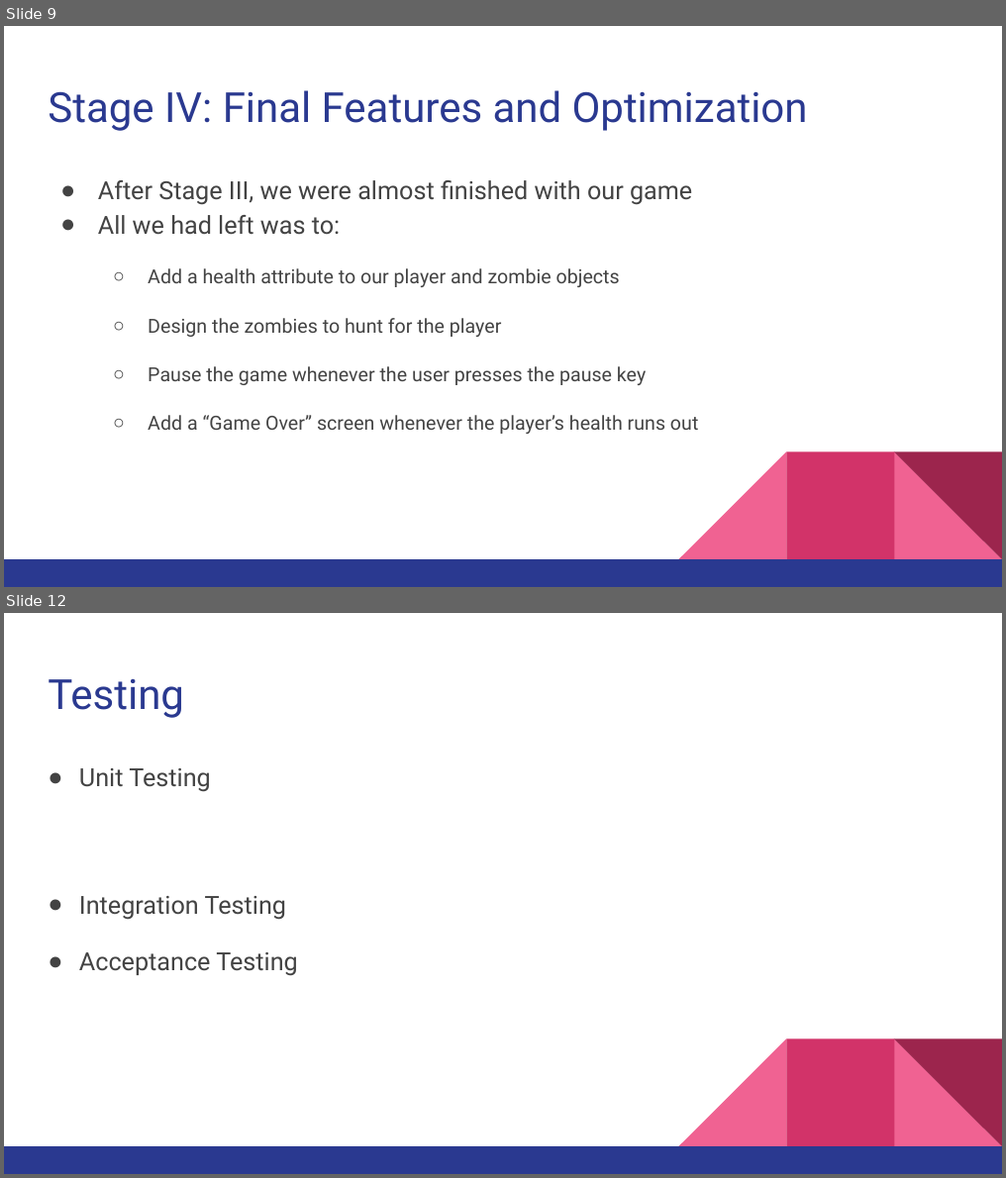
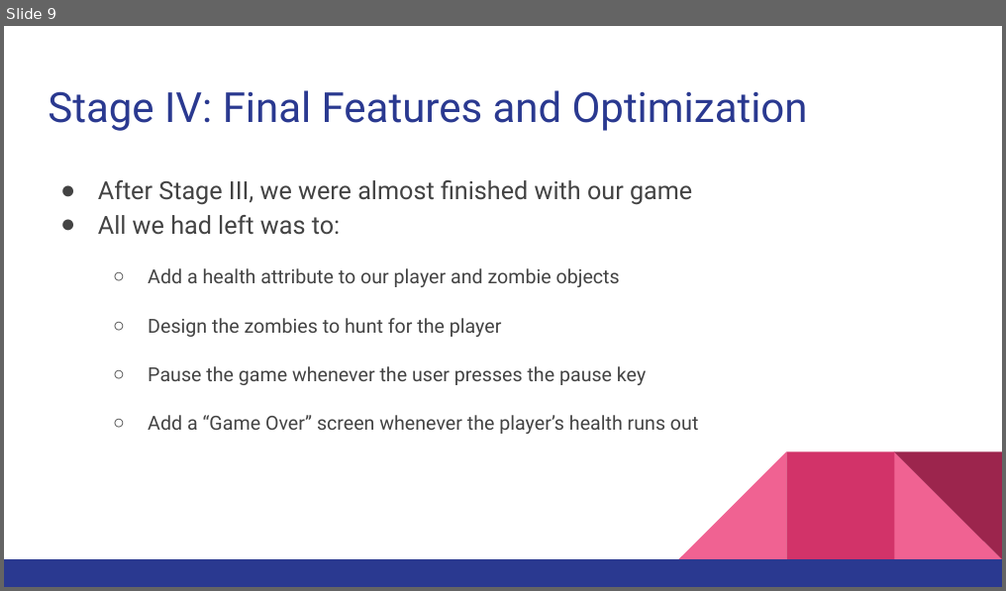
Before and after one commit to Dishoungh/software_engineering_project, a slide deck: Zombie Shooter Game.pptx. Shown one above the other, each under a label of ours: slides 9 and 12 before the commit, slide 9 after it; the slides between them are not shown. The pictures are 1006x1178 and 1006x591 pixels, drawn with LibreOffice and Linux fonts; fonts in the diff are those of the drawing. Boxes give left, top, right and bottom in pixels: in the first picture for what was removed or moved away, otherwise in the second. Text is boxed around its words. In the diff, an @@ line names an element or a change of style, - is before the commit and + after.

```diff
--- a/Zombie Shooter Game.pptx
+++ b/Zombie Shooter Game.pptx
@@ slide 12 removed at (x1=4, y1=613, x2=1002, y2=1174), background #FFFFFF; not listed: 5 template elements that a slide beside it also shows @@
@@ title removed at (x1=48, y1=679, x2=184, y2=718) @@
-Testing
@@ text removed at (x1=79, y1=768, x2=298, y2=976) @@
-● Unit Testing
-● Integration Testing
-● Acceptance Testing
```
Also in this commit, not shown: 3 slides changed, 1 slide added, 3 other files.
